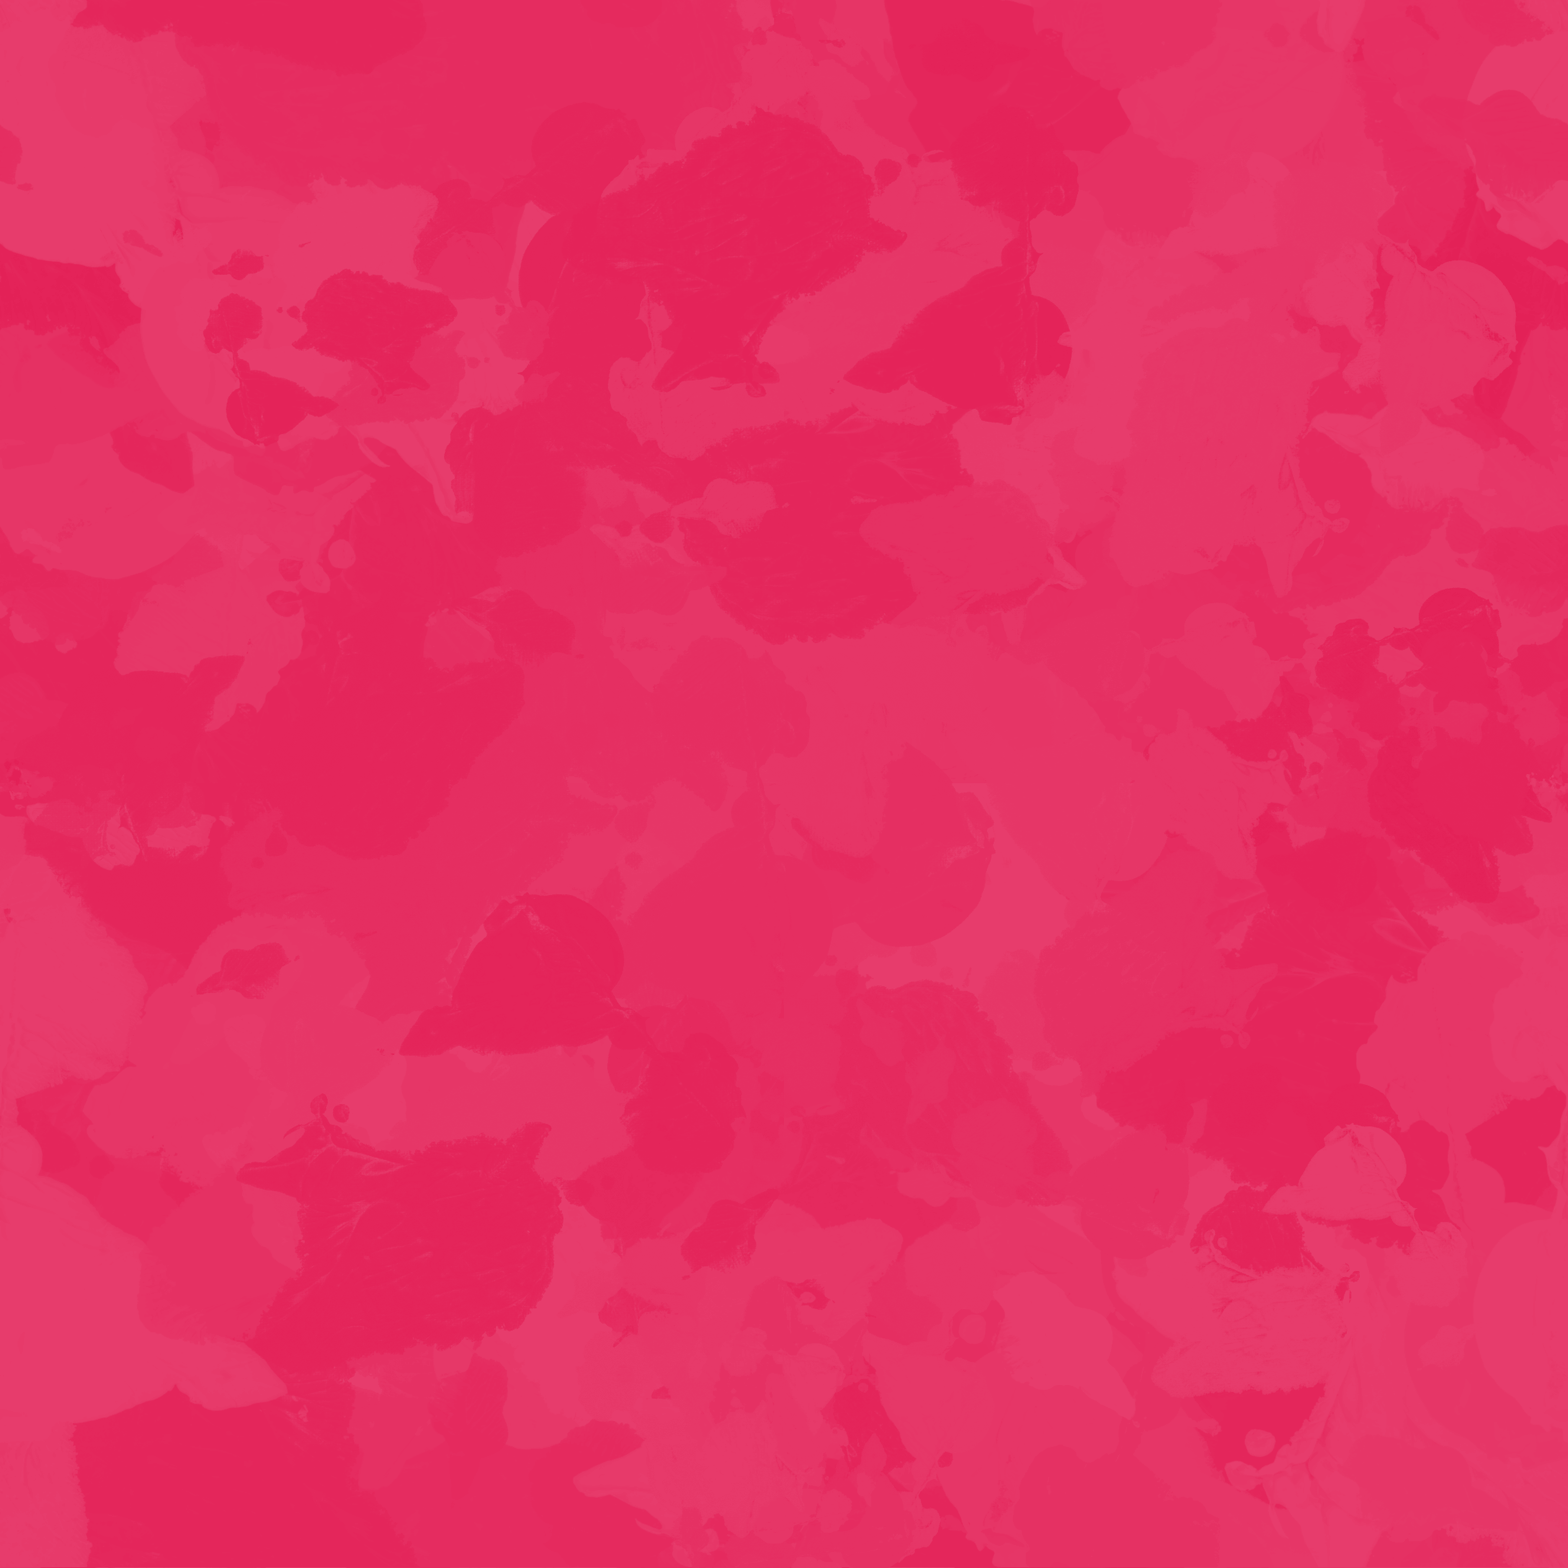
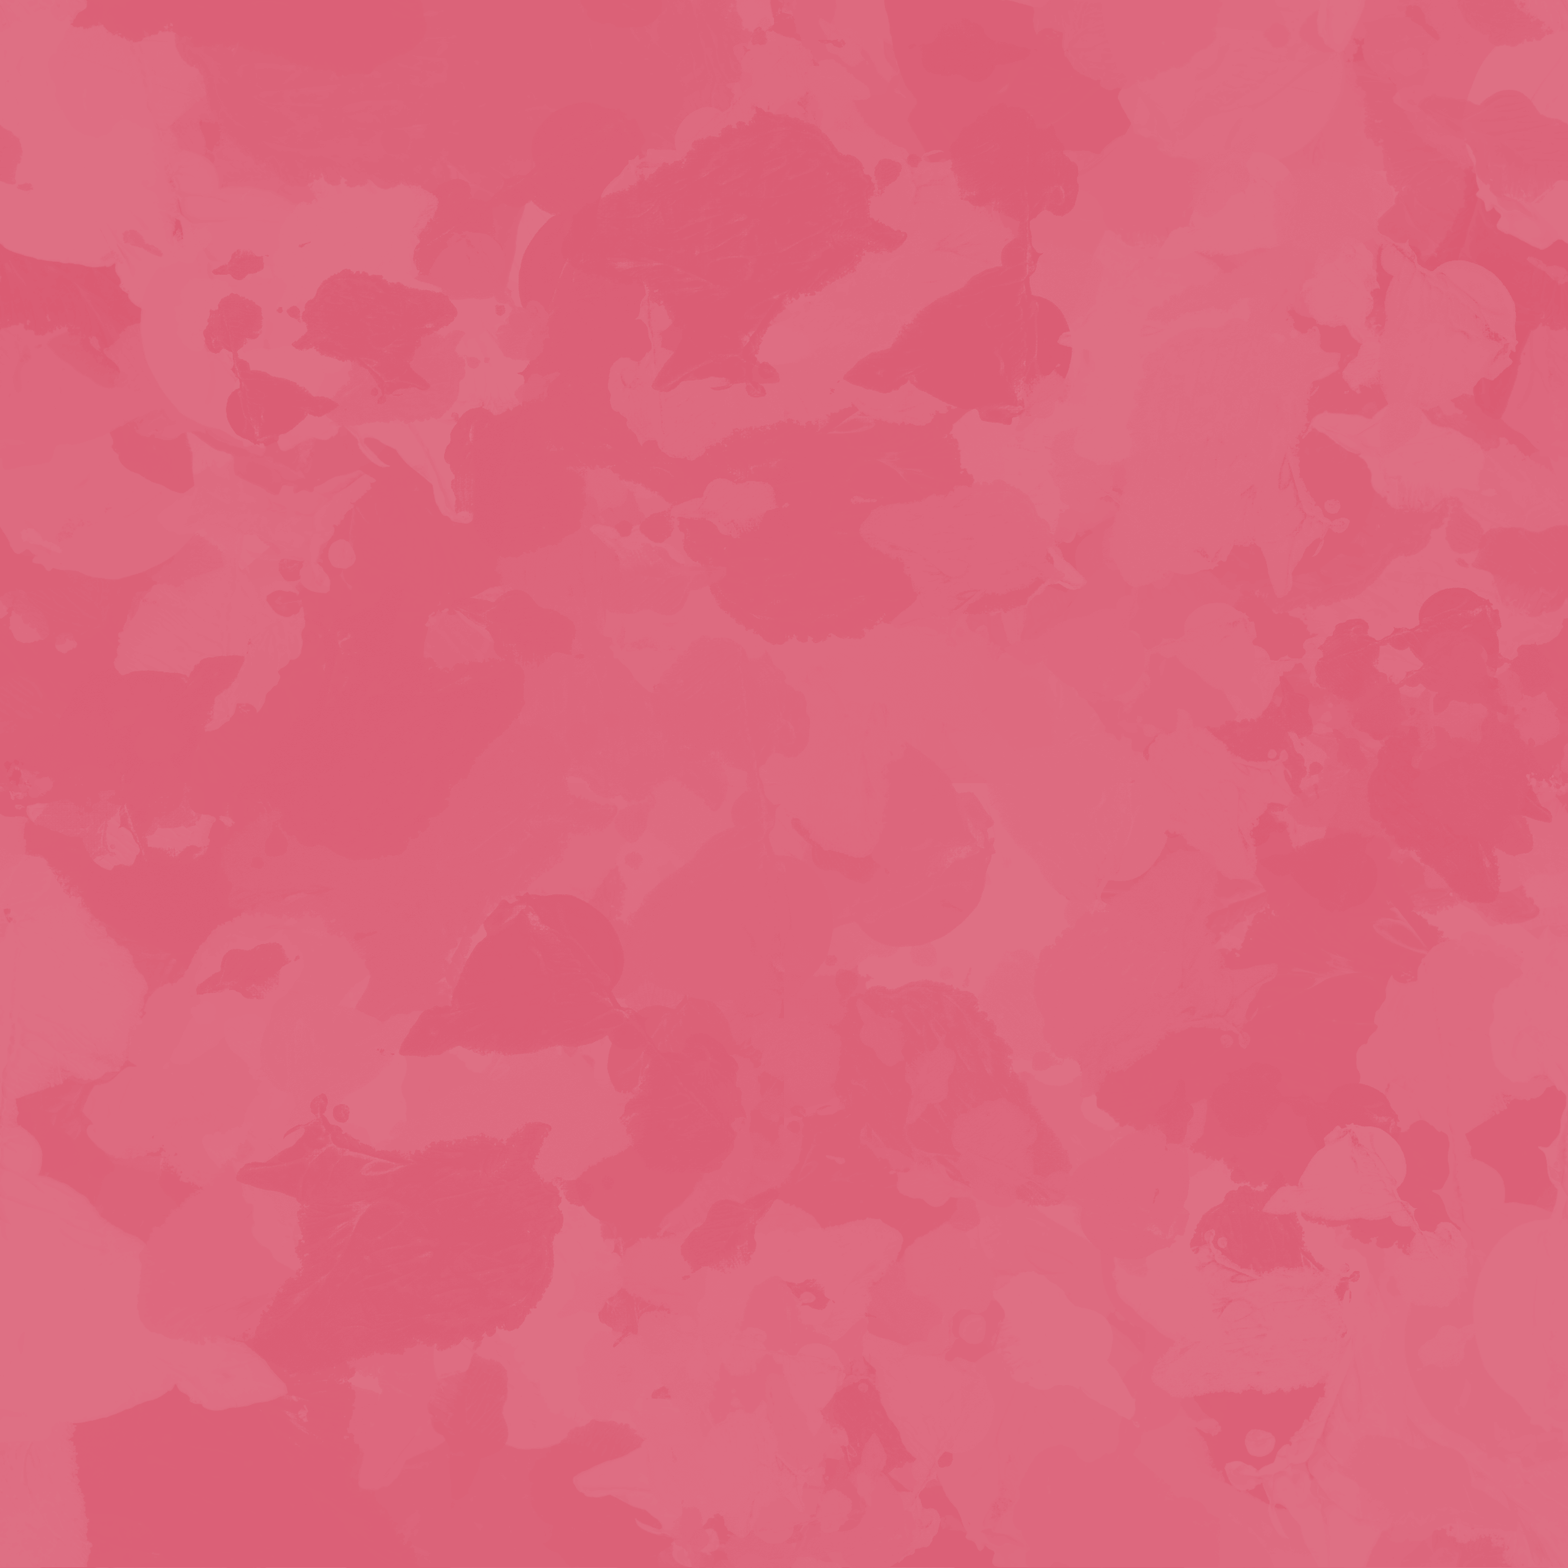
The second 1568px x 1568px image is a revision of the first. Changes to its layers:
pixels changed over (0, 0, 1568, 1568) (layer not identified)